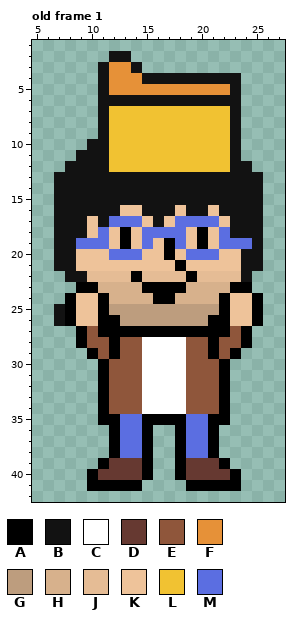
One commit to this pixel-art file: Assets/Sprites/Personajes/Ruben/Ruben_(FRONT_ATTACK).aseprite. The picture above is the old version.
32x48 pixels, 1 frame. Shown: old frame 1: x 5..27, y 1..42.
Visible layers, top first: "Mano 1", "Mano 2", "Cabeza", "Pierna 1", "Pierna 2", "Cuerpo".
Palette (. is transparent): A #000000  B #121212  C #ffffff  D #663931  E #8f563b  F #e69138  G #bd9d7e  H #d7b18c  J #e5bc95  K #eec39a  L #f1c232  M #5b6ee1
Pixels before, old frame 1, first column x 7:
 2 .....BB............
 3 ....BFFB...........
 4 ....BFFFBBBBBBBBB..
 5 ....BFFFFFFFFFFFB..
 6 ....BBBBBBBBBBBBB..
 7 ....BLLLLLLLLLLLB..
 8 ....BLLLLLLLLLLLB..
 9 ....BLLLLLLLLLLLB..
10 ...BBLLLLLLLLLLLB..
11 ..BBBLLLLLLLLLLLB..
12 .BBBBLLLLLLLLLLLBB.
13 BBBBBBBBBBBBBBBBBBB
14 BBBBBBBBBBBBBBBBBBB
15 BBBBBBBBBBBBBBBBBBB
16 BBBBBBKKBBBKBBKBBBB
17 BBBKBMMMKBKMMMMKBBB
18 BBBKMKAKMMMMKAKMBBB
19 BBMMMKAKMKAMKAKMMMB
20 BBKKKMMMKKAKMMMKKBB
21 BBKKKKKKKKKAKKKKKBB
22 .BBJJJJAJJJJAJJJJB.
23 ..AAHHHHAAAAHHHHAA.
24 .AKKAHHHHAAHHHHAKKA
25 BAKKAGGGGGGGGGGAKKA
26 BAKKAAGGGGGGGGAAKKA
27 ..AEAAAAAAAAAAAAEA.
28 ..AEEAEECCCCEEAEEA.
29 ...AEAEECCCCEEAEA..
30 ....AEEECCCCEEEA...
31 ....AEEECCCCEEEA...
32 ....AEEECCCCEEEA...
33 ....AEEECCCCEEEA...
34 ....AEEECCCCEEEA...
35 ....AAMMAAAAMMAA...
36 .....AMMA..AMMA....
37 .....AMMA..AMMA....
38 .....AMMA..AMMA....
39 ....ADDDA..ADDDA...
40 ...ADDDDA..ADDDDA..
41 ...AAAAA....AAAAA..
After the commit:
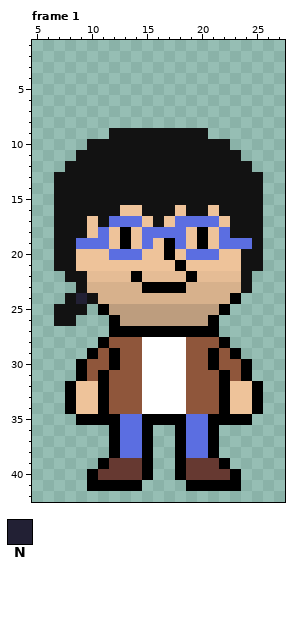
Colours new in this view: N #222034
A new or re-ordered frame is compared with the old frame closest to it.
Commit: Animaciones de Goku y Ruben
The edit:
frames 1 -> 2
layer "Mano 2 #2" added
layer "Cabeza #2" added
layer "Mano 1 #2" added
Frame 1 is new; against old frame 1:
y 2: x 12..13 BB -> ..
y 3: x 11..14 BFFB -> ....
y 4: x 11..23 BFFFBBBBBBBBB -> .............
y 5: x 11..23 BFFFFFFFFFFFB -> .............
y 6: x 11..23 BBBBBBBBBBBBB -> .............
y 7..8: x 11..23 BLLLLLLLLLLLB -> .............
y 9: x 11..23 BLLLLLLLLLLLB -> .BBBBBBBBB...
y 10: x 12..23 LLLLLLLLLLLB -> BBBBBBBBBBB.
y 11..12: x 12..22 LLLLLLLLLLL -> BBBBBBBBBBB
y 23: x 9..10 AA -> BH; x 23..24 AA -> HB
y 24: x 8..11 AKKA -> BNBH; x 16..17 AA -> HH; x 22..25 AKKA -> HA..
y 25: x 8..10 AKK -> BB.; x 23..25 KKA -> ...
y 26: x 8..11 AKKA -> B...; x 22..25 AKKA -> ....
y 27: x 9..11 AEA -> ...; x 22..24 AEA -> ...
y 28: x 9..12 AEEA -> ..AE; x 21..24 AEEA -> EA..
y 30: x 9..12 ..AE -> AEEA; x 21..24 EA.. -> AEEA
y 31: x 9..10 .. -> AE; x 23..24 .. -> EA
y 32..34: x 8..10 ... -> AKK; x 23..25 ... -> KKA
y 35: x 9..10 .. -> AA; x 23..24 .. -> AA
